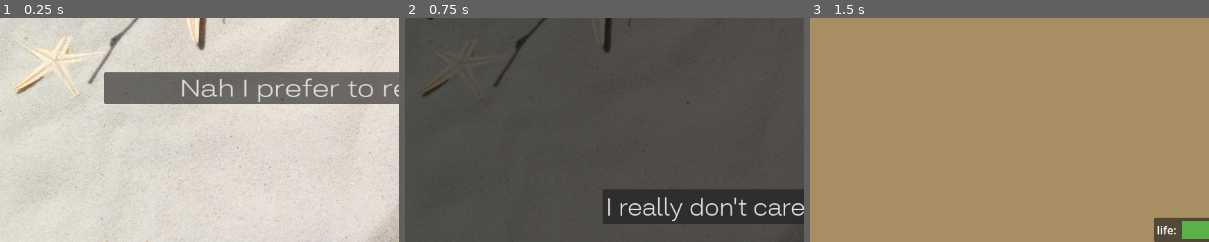
Above: before the commit, frames 1-3 (left to right).
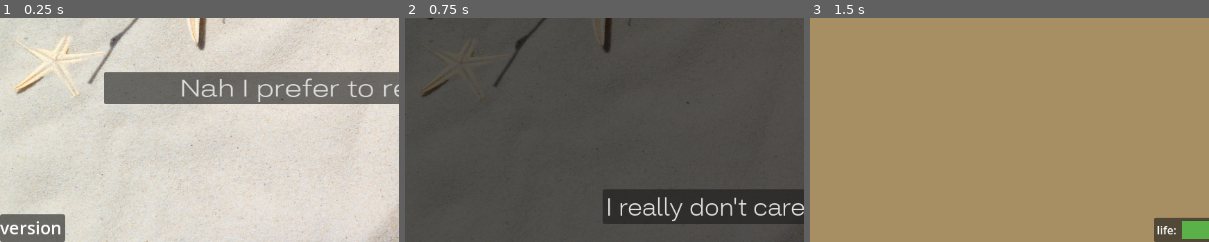
Above: after the commit, the same moments.

Repository: ChickenStorm/epic_game_jam_2023
Game: Godot game, scene res://menu/MainMenu.tscn
Two runs of this game, one before a commit and one after it. Both use one fixed random seed, a clock stepped at 60 frames per second and the inputs below. Sound files missing from this copy of the repository are replaced by a short silence.
Inputs:
- Up to frame 1 (0.25 s): no input
- Up to frame 2 (0.75 s): click "I want to start my super rela…" at 0.5 s
- Up to frame 3 (1.5 s): click "I really don't care, just let…" at 1.25 s
The pictures show only the part of the screen within x 0-50%, y 50-100%; the shares and areas given below are measured in that part.

The runs differ from the first frame. In frame 1, 2.0% of the frame differs, in the area x 0-17%, y 87-100%; in frame 2, nothing differs; in frame 3, nothing differs.
Error after the commit: Parse Error: Preload file "res://version.tres" does not exist. (res://menu/label_version.gd:3)

Commit message:
improvements

Diff:
--- a/global/global.gd
+++ b/global/global.gd
@@ -1,3 +1,4 @@
 extends Node
 
 var level = 0
+var has_check_win_game_begining = false
--- a/menu/MainMenu.tscn
+++ b/menu/MainMenu.tscn
@@ -1,9 +1,11 @@
-[gd_scene load_steps=5 format=3 uid="uid://dymuupdm565uk"]
+[gd_scene load_steps=7 format=3 uid="uid://dymuupdm565uk"]
 
 [ext_resource type="Script" path="res://menu/MainMenu.gd" id="1_bd3cy"]
 [ext_resource type="FontFile" uid="uid://b2fjsai516wbi" path="res://menu/SalmaAlfasans-Light.otf" id="2_8rei5"]
 [ext_resource type="Texture2D" uid="uid://c50rvf2lk582g" path="res://menu/beach.jpg" id="3_v6xri"]
 [ext_resource type="AudioStream" uid="uid://pu6h2diag8j8" path="res://resources/audio/FUNK_Mix.mp3" id="4_s3cwh"]
+[ext_resource type="LabelSettings" uid="uid://cpxvak4xmj71q" path="res://menu/label_settings.tres" id="5_1sav0"]
+[ext_resource type="Script" path="res://menu/label_version.gd" id="5_lv2i3"]
 
 [node name="MainMenu" type="Control"]
 layout_mode = 3
@@ -59,5 +61,27 @@
 volume_db = -4.0
 autoplay = true
 
+[node name="PanelContainer" type="PanelContainer" parent="."]
+layout_mode = 1
+anchors_preset = 2
+anchor_top = 1.0
+anchor_bottom = 1.0
+offset_top = -40.0
+offset_right = 62.0
+grow_vertical = 0
+
+[node name="HBoxContainer" type="HBoxContainer" parent="PanelContainer"]
+layout_mode = 2
+
+[node name="Label" type="Label" parent="PanelContainer/HBoxContainer"]
+layout_mode = 2
+text = "version"
+label_settings = ExtResource("5_1sav0")
+
+[node name="LabelVersion" type="Label" parent="PanelContainer/HBoxContainer"]
+layout_mode = 2
+label_settings = ExtResource("5_1sav0")
+script = ExtResource("5_lv2i3")
+
 [connection signal="pressed" from="VBoxContainer/Start" to="." method="_on_start_pressed"]
 [connection signal="pressed" from="VBoxContainer/Quit" to="." method="_on_quit_pressed"]
--- /dev/null
+++ b/menu/label_settings.tres
@@ -0,0 +1,4 @@
+[gd_resource type="LabelSettings" format=3 uid="uid://cpxvak4xmj71q"]
+
+[resource]
+font_size = 25
--- /dev/null
+++ b/menu/label_version.gd
@@ -0,0 +1,6 @@
+extends Label
+
+const VERSION = preload("res://version.tres")
+
+func _ready():
+	text = VERSION.version
--- /dev/null
+++ b/world/decoration/bushes.tscn
@@ -0,0 +1,25 @@
+[gd_scene load_steps=3 format=3 uid="uid://dhs5aq75pda4p"]
+
+[sub_resource type="CapsuleMesh" id="CapsuleMesh_jbbgh"]
+lightmap_size_hint = Vector2i(17, 14)
+
+[sub_resource type="StandardMaterial3D" id="StandardMaterial3D_ge86h"]
+albedo_color = Color(0.364706, 0.733333, 0, 1)
+roughness = 0.38
+
+[node name="bushes" type="Node3D"]
+
+[node name="CSGMesh3D" type="CSGMesh3D" parent="."]
+transform = Transform3D(0.5, 0, 0, 0, 0.446862, -0.112154, 0, 0.224309, 0.223431, 0, 0.410072, 0.192572)
+mesh = SubResource("CapsuleMesh_jbbgh")
+material = SubResource("StandardMaterial3D_ge86h")
+
+[node name="CSGMesh3D2" type="CSGMesh3D" parent="."]
+transform = Transform3D(0.391858, 0.277555, -0.0696613, 0, 0.224309, 0.223431, 0.31056, -0.350213, 0.087897, 0.170518, 0.162359, -0.0966715)
+mesh = SubResource("CapsuleMesh_jbbgh")
+material = SubResource("StandardMaterial3D_ge86h")
+
+[node name="CSGMesh3D3" type="CSGMesh3D" parent="."]
+transform = Transform3D(0.344468, -0.323895, 0.0812918, -5.83913e-09, 0.224309, 0.223431, -0.362411, -0.30786, 0.0772672, -0.255608, 0.162359, -0.258767)
+mesh = SubResource("CapsuleMesh_jbbgh")
+material = SubResource("StandardMaterial3D_ge86h")
--- a/world/island.gd
+++ b/world/island.gd
@@ -12,6 +12,7 @@
 		preload("res://world/logic/zombie_spawner.tscn"),
 		preload("res://world/logic/TreeSpawner.tscn"),
 		preload("res://world/logic/wall_spawner.tscn"),
+		preload("res://world/logic/BushSpawner.tscn"),
 	]
 const PLAYER_SPAWNER = preload("res://world/logic/PlayerSpwaner.tscn")
 
@@ -114,6 +115,6 @@
 		if $Player:
 			$Player.position.x = 0
 			$Player.position.z = -10
-#	await get_tree().process_frame
+	await get_tree().process_frame
 	$Area3D.monitoring = false
 	$Area3D.monitorable = false
--- /dev/null
+++ b/world/logic/BushSpawner.tscn
@@ -0,0 +1,12 @@
+[gd_scene load_steps=3 format=3 uid="uid://d2p00btrnjtck"]
+
+[ext_resource type="Script" path="res://world/logic/bush_spawner.gd" id="1_vyq2n"]
+
+[sub_resource type="SphereShape3D" id="SphereShape3D_133es"]
+
+[node name="BushSpawner" type="Area3D"]
+script = ExtResource("1_vyq2n")
+range = 1.0
+
+[node name="CollisionShape3D" type="CollisionShape3D" parent="."]
+shape = SubResource("SphereShape3D_133es")
--- /dev/null
+++ b/world/logic/bush_spawner.gd
@@ -0,0 +1,41 @@
+extends Spawner
+
+const BUSH = preload("res://world/decoration/bushes.tscn")
+
+var rng = RandomNumberGenerator.new()
+var number_of_bush = 10
+var range_spawning = 6
+
+# Called when the node enters the scene tree for the first time.
+func _ready():
+	await get_tree().process_frame
+	if not overlaps_area($"../Area3D"):
+		queue_free()
+		return
+	var array_z = []
+	for i in range(0, number_of_bush):
+		var ok_pos = false
+		var x
+		var y
+		while not ok_pos:
+			x = rng.randf_range(-range_spawning, range_spawning)
+			y = rng.randf_range(-range_spawning, range_spawning)
+			ok_pos = true
+			for z in array_z:
+				if z.distance_to(Vector3(x, 0, y)) <= 0.3:
+					ok_pos = false
+					break
+		array_z.append(Vector3(x, 0, y))
+	for v in array_z:
+		var node = BUSH.instantiate()
+		node.position = position + v
+		node.rotate_y(rng.randf_range(0.0, 2.0 * PI))
+		get_parent().add_child(node)
+#		check_zombie(node)
+	queue_free()
+
+
+func _generate(_level):
+	number_of_bush = rng.randi_range(4, 10)
+	range = 1
+	difficulity = 0
--- a/zombie/StateMachine.gd
+++ b/zombie/StateMachine.gd
@@ -21,6 +21,7 @@
 	print("argh")
 	zombie.rotation.z = 90.0
 	zombie.get_node("Collision").disabled = true
+	zombie.get_node("AttackZone").stop_attack()
 	zombie.get_node("AttackZone").disconnect("area_exited", Callable(zombie.get_node("AttackZone"), "_on_area_exited"))
 	zombie.get_node("AttackZone").monitoring = false
 	zombie.get_node("AttackZone").monitorable = false
--- a/zombie/attack_zone.gd
+++ b/zombie/attack_zone.gd
@@ -13,13 +13,17 @@
 func _on_timeout():
 	area_player.current_health -= $"..".damage
 
+
 func _on_area_exited(_area):
 	for node in get_overlapping_bodies():
 		if node is Player:
 			return
+	stop_attack()
+
+
+func stop_attack():
 	area_player = null
 	$Timer.stop()
-
 
 func _on_attack_zone_area_entered(_area):
 	for node in get_overlapping_bodies():
--- a/zombie/zombie.gd
+++ b/zombie/zombie.gd
@@ -7,9 +7,12 @@
 @export var damage : float = 10
 
 var is_dead = false
+var is_in_water = false
 
 var currentHealth: float:
 	set = set_current_health
+
+
 
 func _ready():
 	currentHealth = maxHealth
@@ -19,19 +22,28 @@
 	# we remove watery zombies
 	await get_tree().process_frame
 
-#	if not $"../../Area3D".overlaps_body($AttackZone):
-#		queue_free()
+	if not $"../../Area3D".overlaps_body(self):
+		is_in_water = true
+		queue_free()
+		print("ploof")
+		check_win_game()
 
-func _process(delta):
-	pass
+
+func check_win_game():
+	var zombie_transformed = $"../../../CanvasLayer/gui".zombie_transphormed
+	var count = 0
+	for node in get_parent().get_children():
+		if node is Zombie && not node.is_in_water:
+			count += 1
+	if zombie_transformed == count:
+		get_tree().change_scene_to_file("res://menu/GameSuccess.tscn")
 
 
 func death():
 	if not is_dead:
 		var zombie_transformed = $"../../../CanvasLayer/gui".zombie_transphormed
 		zombie_transformed += 1
-		if zombie_transformed == get_parent().get_child_count():
-			get_tree().change_scene_to_file("res://menu/GameSuccess.tscn")
+		check_win_game()
 		$"../../../CanvasLayer/gui".zombie_transphormed = zombie_transformed
 		emit_signal("died")
 	is_dead = true
Not shown, changed: version_model.txt
